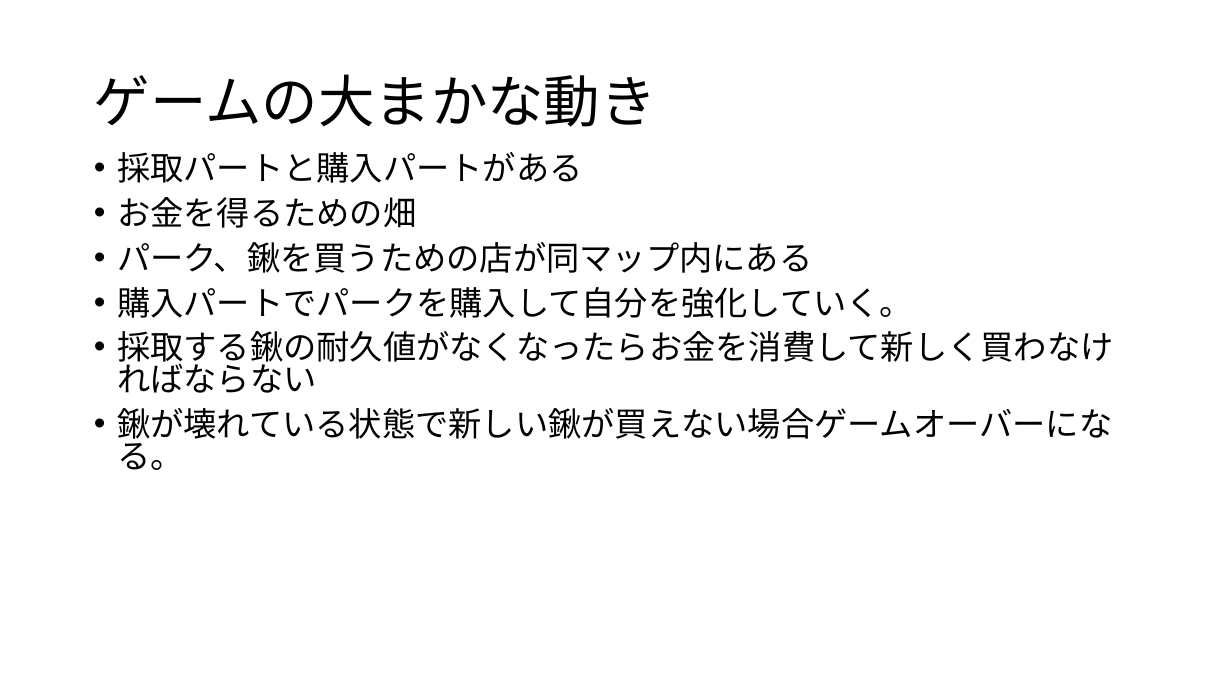
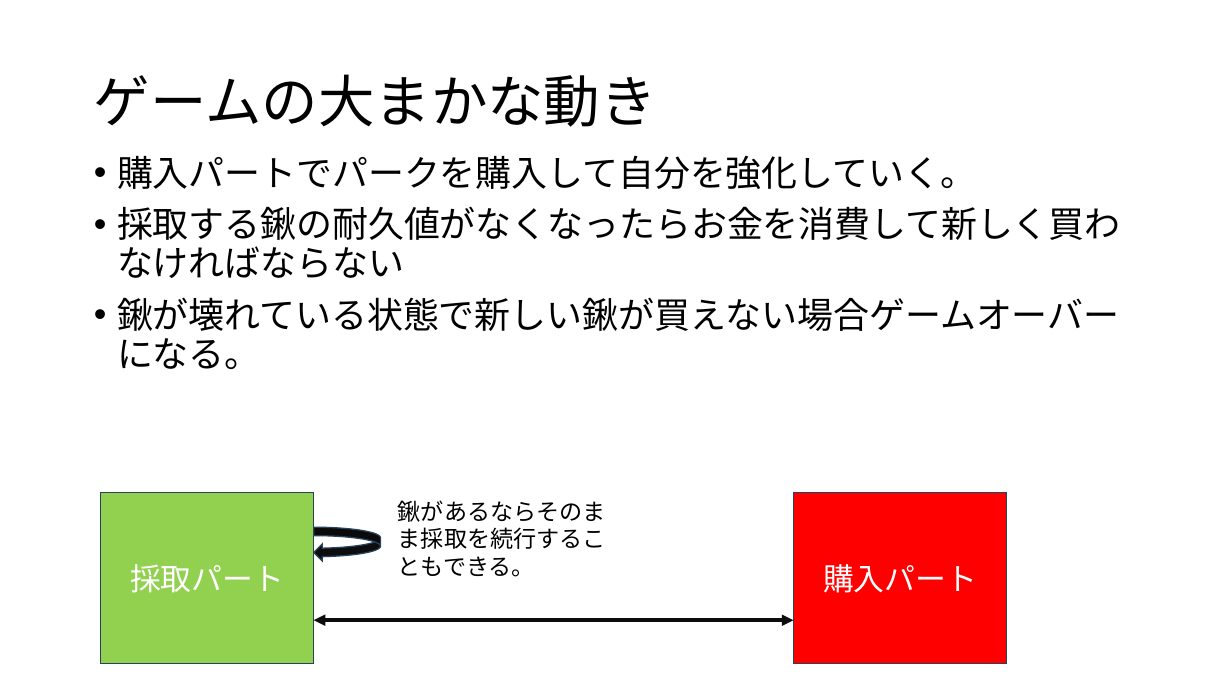
Before and after one commit to KawanoTakumi/FarmLife, a slide deck: slide 3 of FarmLife_企画.pptx. Drawn at 1232x693 pixels with LibreOffice and Linux fonts; fonts in the diff are those of the drawing. Boxes give left, top, right and bottom in pixels: in the first picture for what was removed or moved away, otherwise in the second. Text is boxed around its words. In the diff, an @@ line names an element or a change of style, - is before the commit and + after.

```diff
--- a/FarmLife_企画.pptx
+++ b/FarmLife_企画.pptx
@@ text "購入パートでパークを購入して自分を強化していく。" at bbox=[117, 156, 1121, 369]: size 25.9 to 28 pt; line spacing 0.8 to 0.9 @@
@@ text at bbox=[117, 152, 812, 273]: paragraphs removed @@
-• 採取パートと購入パートがある
-• お金を得るための畑
-• パーク、鍬を買うための店が同マップ内にある
@@ rectangle added at bbox=[101, 493, 314, 664], fill #92D050, outline #28445D 1 pt, 24 pt, text #FFFFFF @@
+採取パート
@@ text added at bbox=[398, 500, 606, 577], 18 pt, text #000000 @@
+鍬があるならそのまま採取を続行することもできる。
@@ rectangle added at bbox=[794, 493, 1007, 664], fill #FF0000, outline #28445D 1 pt, 24 pt, text #FFFFFF @@
+購入パート
@@ curved left arrow added at bbox=[314, 528, 381, 562], fill #0D0D0D, outline #28445D 1 pt @@
@@ double arrow added from (314, 620) to (794, 620), #0D0D0D 3 pt @@
```
Also in this commit, not shown: 3 other slides changed, 1 slide removed.
